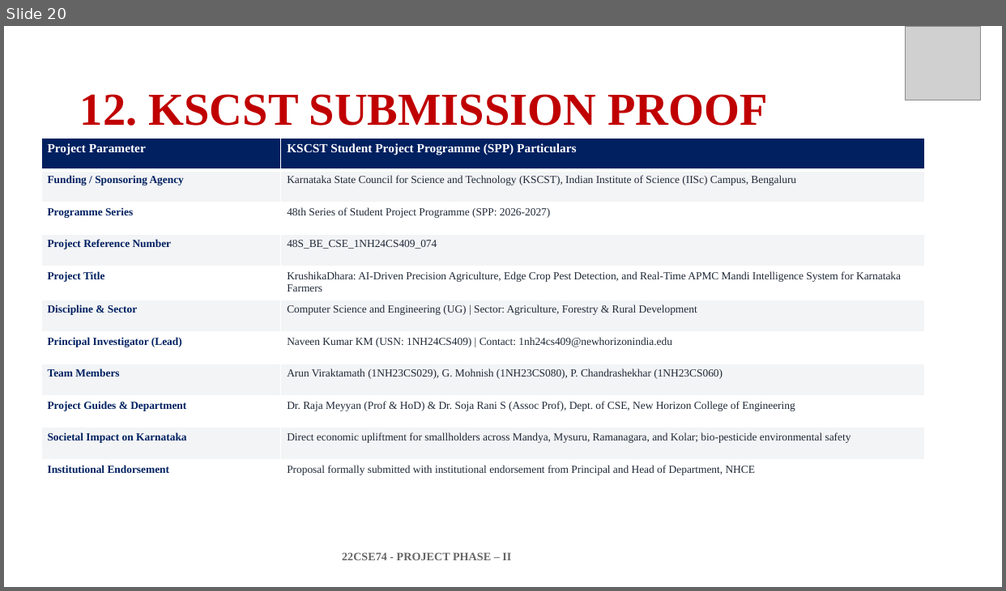
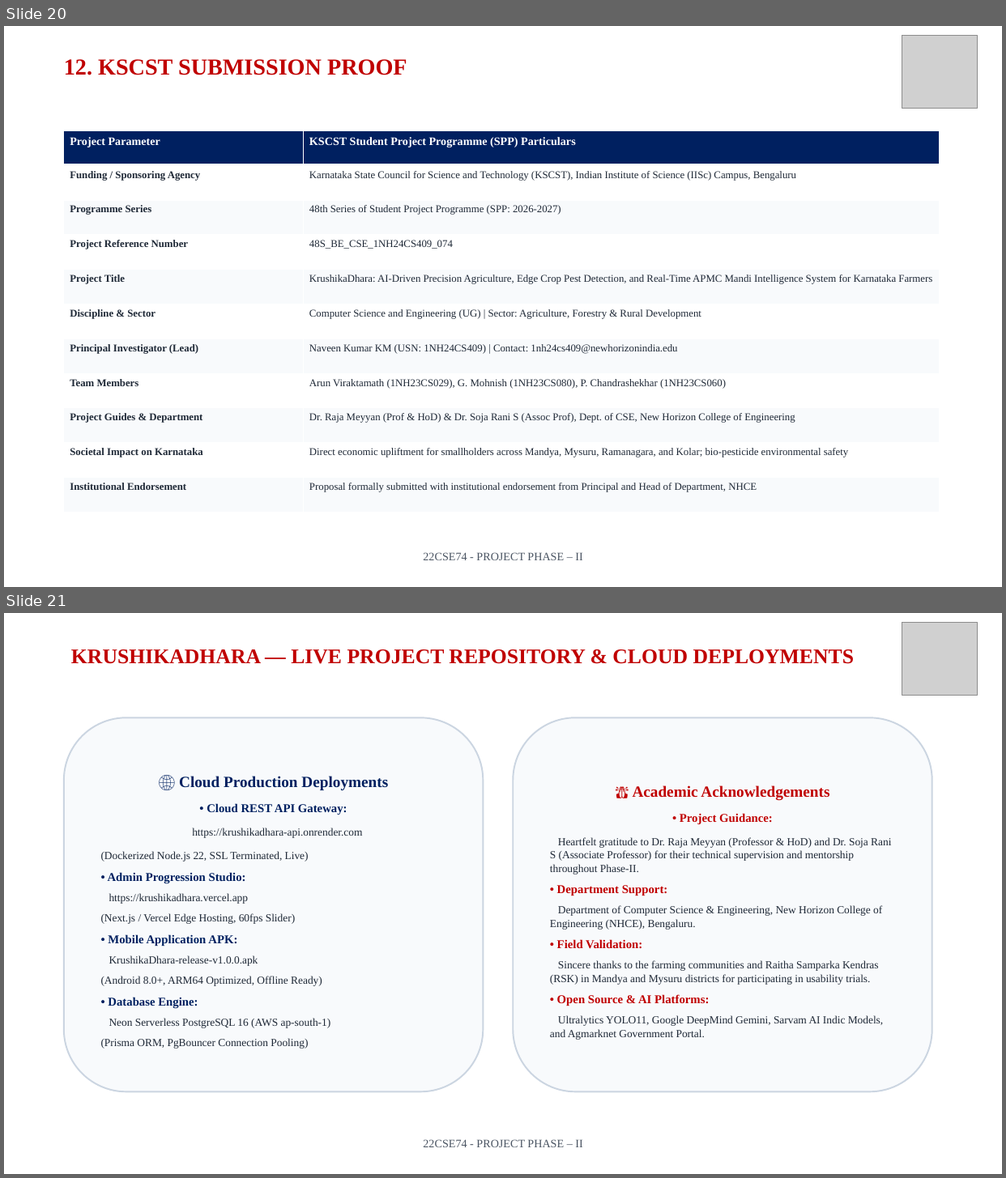
Before and after one commit to Naveenkm07/Major-Krushikadhara-figma, a slide deck: Project Phase-II_Review 2_ PPT Template.pptx. Shown one above the other, each under a label of ours: slide 20 before the commit, slides 20 and 21 after it. The pictures are 1006x591 and 1006x1178 pixels, drawn with LibreOffice and Linux fonts; fonts in the diff are those of the drawing; grey boxes stand for pictures. Boxes give left, top, right and bottom in pixels: in the first picture for what was removed or moved away, otherwise in the second. Text is boxed around its words. In the diff, an @@ line names an element or a change of style, - is before the commit and + after.

Commit message:
fix(ppt): resolve title and image overlaps, upgrade flow diagrams to ultra-HD 3000x1500 Retina quality, and polish slide layouts

```diff
--- a/Project Phase-II_Review 2_ PPT Template.pptx
+++ b/Project Phase-II_Review 2_ PPT Template.pptx
@@ slide 21 added at (4, 613, 1002, 1174), background #FFFFFF @@
@@ picture added at (902, 622, 978, 696) @@
@@ text added at (71, 649, 854, 664), 20 pt, text #C00000, bold @@
+KRUSHIKADHARA — LIVE PROJECT REPOSITORY & CLOUD DEPLOYMENTS
@@ rounded rectangle added at (64, 717, 484, 1093), fill #F8FAFC, outline #CBD5E1 1.5 pt, 10.5 pt, text #1F2937 @@
+🌐 Cloud Production Deployments
+• Cloud REST API Gateway:
+https://krushikadhara-api.onrender.com
+(Dockerized Node.js 22, SSL Terminated, Live)
+• Admin Progression Studio:
+https://krushikadhara.vercel.app
+(Next.js / Vercel Edge Hosting, 60fps Slider)
+• Mobile Application APK:
+KrushikaDhara-release-v1.0.0.apk
+(Android 8.0+, ARM64 Optimized, Offline Ready)
+• Database Engine:
+Neon Serverless PostgreSQL 16 (AWS ap-south-1)
+(Prisma ORM, PgBouncer Connection Pooling)
@@ rounded rectangle added at (513, 717, 932, 1093), fill #F8FAFC, outline #CBD5E1 1.5 pt, 10.5 pt, text #1F2937 @@
+🙏 Academic Acknowledgements
+• Project Guidance:
+Heartfelt gratitude to Dr. Raja Meyyan (Professor & HoD) and Dr. Soja Rani S (Associate Professor) for their technical supervision and mentorship throughout Phase-II.
+• Department Support:
+Department of Computer Science & Engineering, New Horizon College of Engineering (NHCE), Bengaluru.
+• Field Validation:
+Sincere thanks to the farming communities and Raitha Samparka Kendras (RSK) in Mandya and Mysuru districts for participating in usability trials.
+• Open Source & AI Platforms:
+Ultralytics YOLO11, Google DeepMind Gemini, Sarvam AI Indic Models, and Agmarknet Government Portal.
@@ text added at (423, 1139, 582, 1148), 11 pt, text #4B5563 @@
+22CSE74 - PROJECT PHASE – II
@@ slide 20 changed as well @@
@@ picture: place and size @@
-picture at (906, 27, 980, 100)
+picture at (902, 35, 978, 109)
@@ text "12. KSCST SUBMISSION PROOF": place and size @@
-text "12. KSCST SUBMISSION PROOF" at (80, 94, 767, 126)
+text "12. KSCST SUBMISSION PROOF" at (64, 59, 407, 75)
@@ text "12. KSCST SUBMISSION PROOF" at (64, 59, 407, 75): size 44 to 22 pt; line spacing 0.9 to 1; vertical alignment middle to top @@
@@ table at (64, 130, 940, 513) @@
@@ fill #F3F4F6 to #FFFFFF in 10 cells @@
@@ fill #FFFFFF to #F8FAFC in 10 cells @@
@@ size 12 to 11 pt in "Project Parameter", "KSCST Student Project Programme (SPP) Particulars" @@
@@ size 10.5 to 10 pt @@
@@ text colour #002060 to #1F2937 in "Funding / Sponsoring Agency", "Programme Series", "Project Reference Number", "Project Title" and 6 more places @@
@@ table: place and size @@
-table at (41, 139, 925, 490)
+table at (64, 130, 940, 513)
@@ text "22CSE74 - PROJECT PHASE – ..." at (423, 552, 582, 561): text colour #666666 to #4B5563, bold off; alignment left to centre @@
```
Also in this commit, not shown: 10 other slides changed, 9 other slides added, 10 slides removed, 11 other files.
